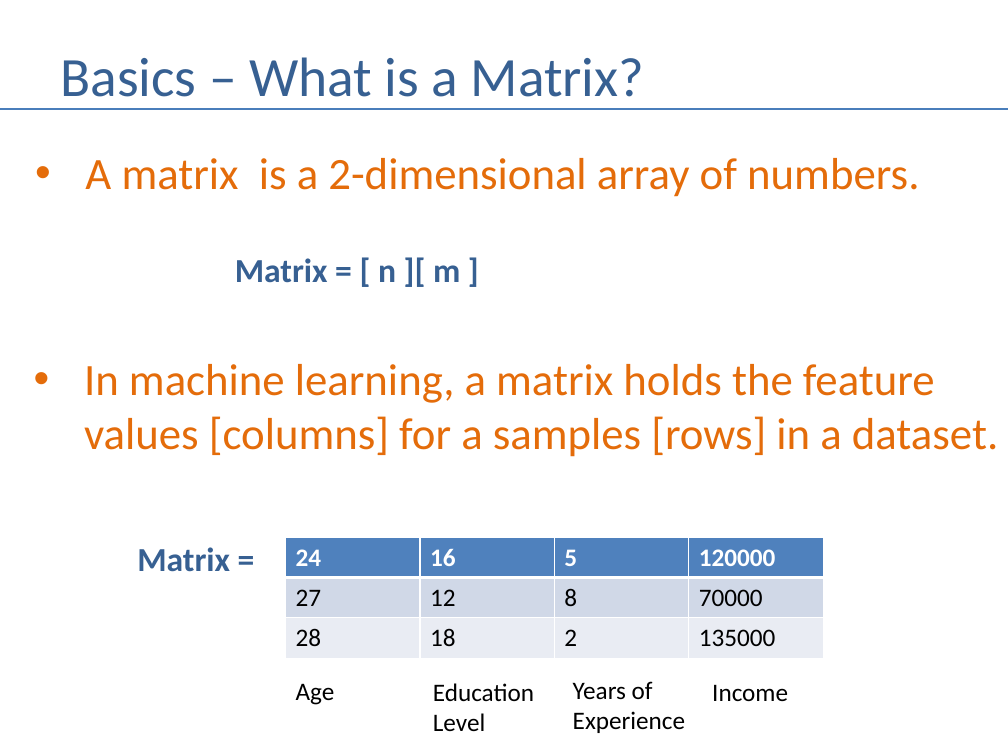
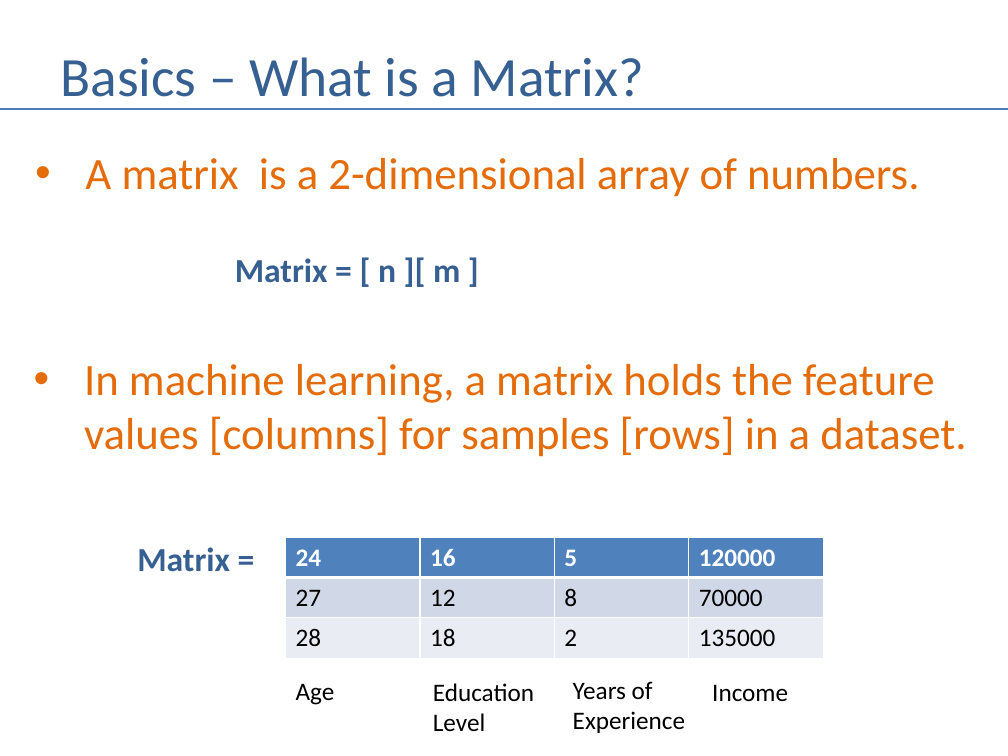
Before and after one commit to andrewferlitsch/Portland-Data-Science-Group, a slide deck: slide 4 of Presentations/ML Tensorflow Intro.pptx. Drawn at 1008x756 pixels with LibreOffice and Linux fonts; fonts in the diff are those of the drawing. Boxes give left, top, right and bottom in pixels: in the first picture for what was removed or moved away, otherwise in the second. Text is boxed around its words. In the diff, an @@ line names an element or a change of style, - is before the commit and + after.

```diff
--- a/Presentations/ML Tensorflow Intro.pptx
+++ b/Presentations/ML Tensorflow Intro.pptx
@@ text at bbox=[84, 364, 966, 457]: text changed @@
-• In machine learning, a matrix holds the feature
-  values [columns] for a samples [rows] in a dataset.
+• In machine learning, a matrix holds the feature
+  values [columns] for samples [rows] in a dataset.
```
Also in this commit, not shown: 7 other slides changed, 1 other file.
